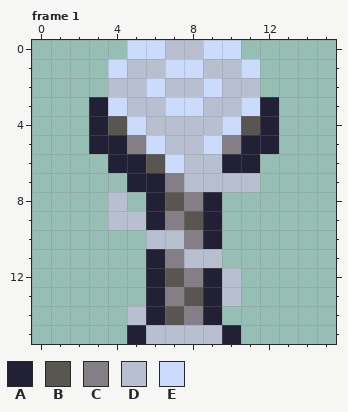
Two states of a pixel-art file, Assets/Sprites/Towers/Sprite-Wind.ase. The picture above was drawn from the file before the commit.
16x16 pixels, 1 frame. Shown: frame 1. The commit also changed other frames, which this record leaves out.
Palette (. is transparent): A #222034  B #595652  C #847e87  D #b7bfd1  E #cbdbfc
Pixels before, frame 1, first column x 3:
 0 ..EEDDEE..
 1 .EDDEEDDE.
 2 .DDEDDEDD.
 3 AEDDEEDDEA
 4 ABEDDDDEBA
 5 AACEDDECAA
 6 .AABEDDAA.
 7 ..AACDDDD.
 8 .D.ABCA...
 9 .DDACBA...
10 ...DDCA...
11 ...ACDD...
12 ...ABCAD..
13 ...ACBAD..
14 ..DABCA...
15 ..ADDDDA..
And afterwards:
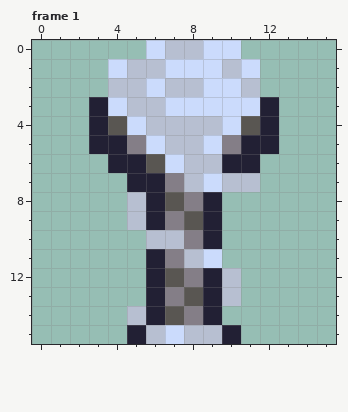
Diff:
{"where": "frame 1"}
{"frame":1,"y":0,"x":5,"old":"E","new":"."}
{"frame":1,"y":1,"x":9,"old":"D","new":"E"}
{"frame":1,"y":2,"x":10,"old":"D","new":"E"}
{"frame":1,"y":3,"x":9,"old":"DD","new":"EE"}
{"frame":1,"y":7,"x":9,"old":"D","new":"E"}
{"frame":1,"y":8,"x":4,"old":"D.","new":".D"}
{"frame":1,"y":9,"x":4,"old":"D","new":"."}
{"frame":1,"y":11,"x":9,"old":"D","new":"E"}
{"frame":1,"y":15,"x":7,"old":"D","new":"E"}
